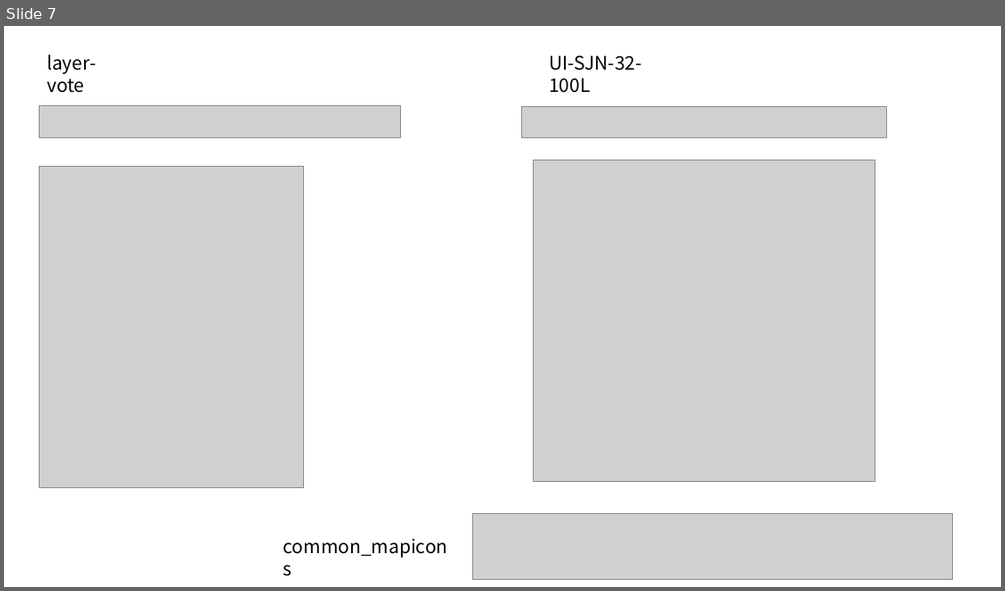
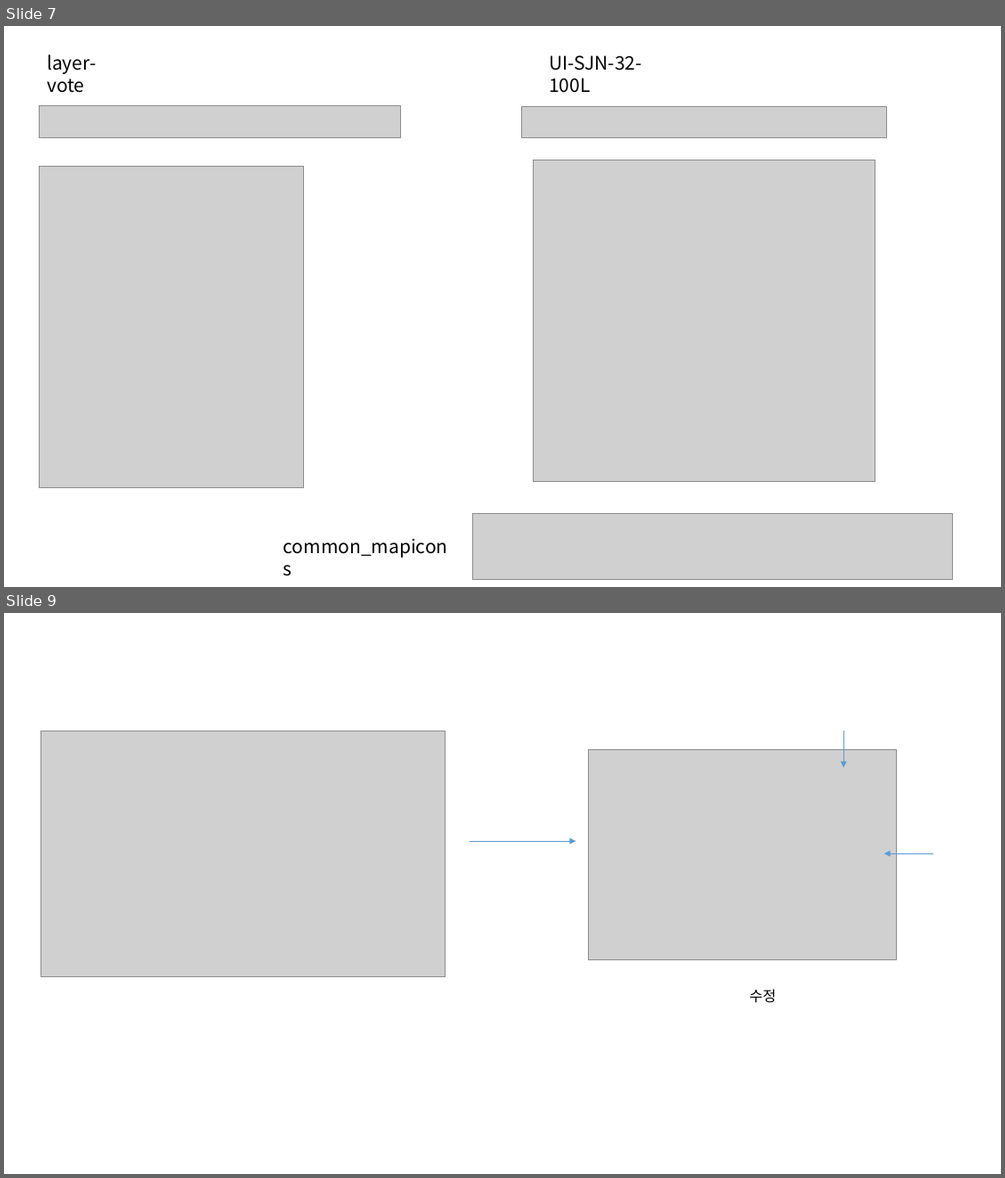
Before and after one commit to jeoungGyy/sejong, a slide deck: ppt/04-03.pptx. Shown one above the other, each under a label of ours: slide 7 before the commit, slides 7 and 9 after it; the slides between them are not shown. The pictures are 1005x591 and 1005x1178 pixels, drawn with LibreOffice and Linux fonts; fonts in the diff are those of the drawing; grey boxes stand for pictures. Boxes give left, top, right and bottom in pixels: in the first picture for what was removed or moved away, otherwise in the second. Text is boxed around its words. In the diff, an @@ line names an element or a change of style, - is before the commit and + after.

Commit message:
코딩 수정

```diff
--- a/ppt/04-03.pptx
+++ b/ppt/04-03.pptx
@@ slide 9 added at (4, 613, 1001, 1174), background #FFFFFF @@
@@ picture added at (41, 731, 446, 976) @@
@@ arrow added from (844, 731) to (844, 768), #5B9BD5 0.5 pt @@
@@ picture added at (588, 749, 896, 959) @@
@@ arrow added from (469, 841) to (576, 841), #5B9BD5 0.5 pt @@
@@ arrow added from (933, 854) to (884, 854), #5B9BD5 0.5 pt @@
@@ text added at (749, 989, 776, 1003), 14 pt, text #000000 @@
+수정
```
Also in this commit, not shown: 2 slides changed, 5 other slides added, 9 slides removed, 13 other files.
